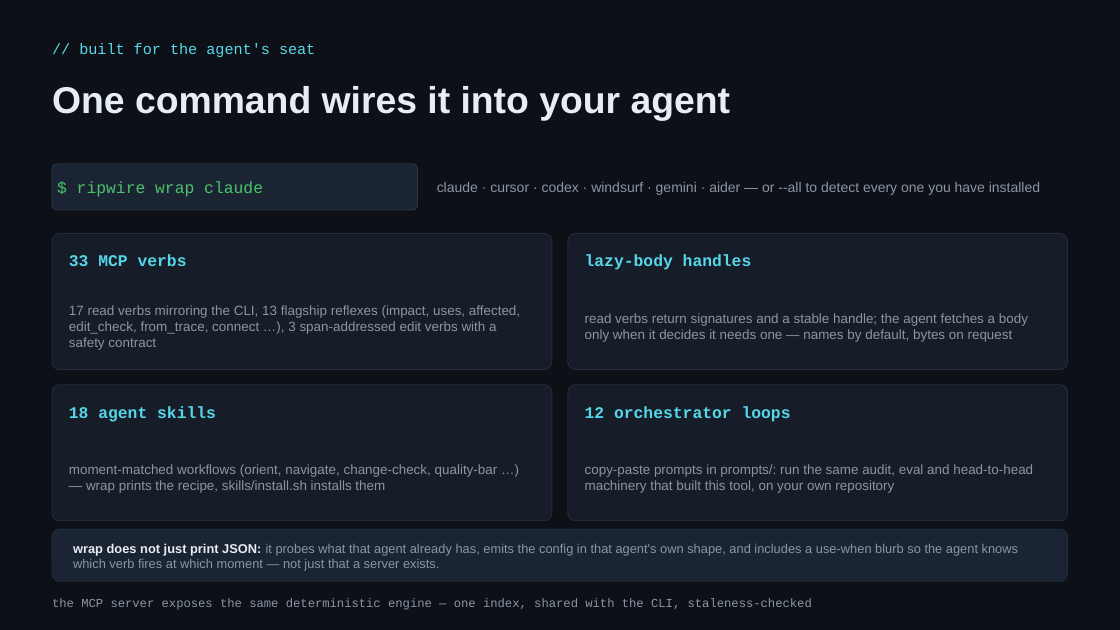
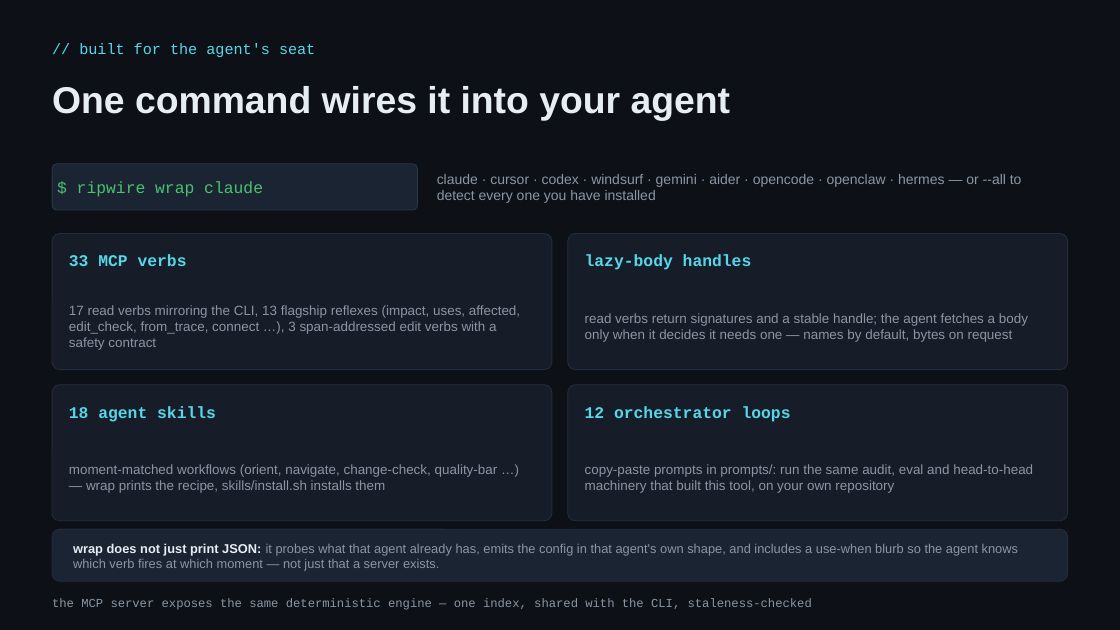
Before and after one commit to KilimcininKorOglu/ripwire, a slide deck: slide 31 of present/ripwire-showcase.pptx (slide 30 before the commit). Drawn at 1120x630 pixels with LibreOffice and Linux fonts; fonts in the diff are those of the drawing. Boxes give left, top, right and bottom in pixels: in the first picture for what was removed or moved away, otherwise in the second. Text is boxed around its words. In the diff, an @@ line names an element or a change of style, - is before the commit and + after.

```diff
--- a/present/ripwire-showcase.pptx
+++ b/present/ripwire-showcase.pptx
@@ text at [437, 174, 1022, 203]: text changed @@
-claude · cursor · codex · windsurf · gemini · aider — or --all to detect every one you have installed
+claude · cursor · codex · windsurf · gemini · aider · opencode · openclaw · hermes — or --all to detect every one you have installed
```
Also in this commit, not shown: 9 other slides changed, 2 slides added, 2 other files.
